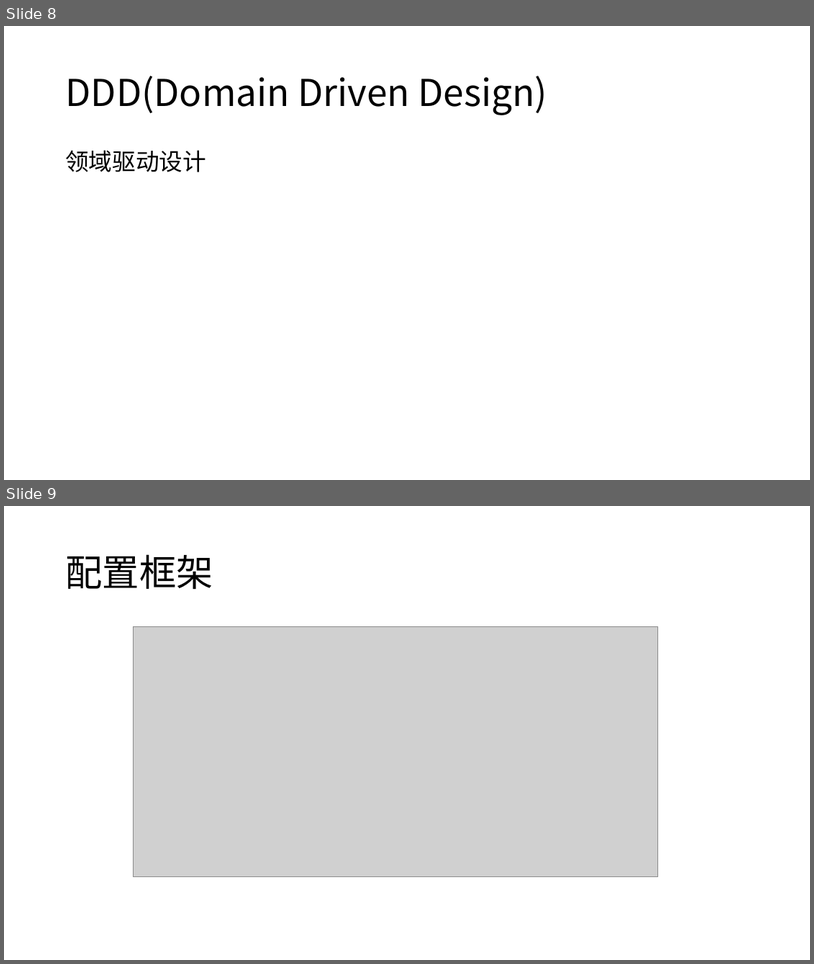
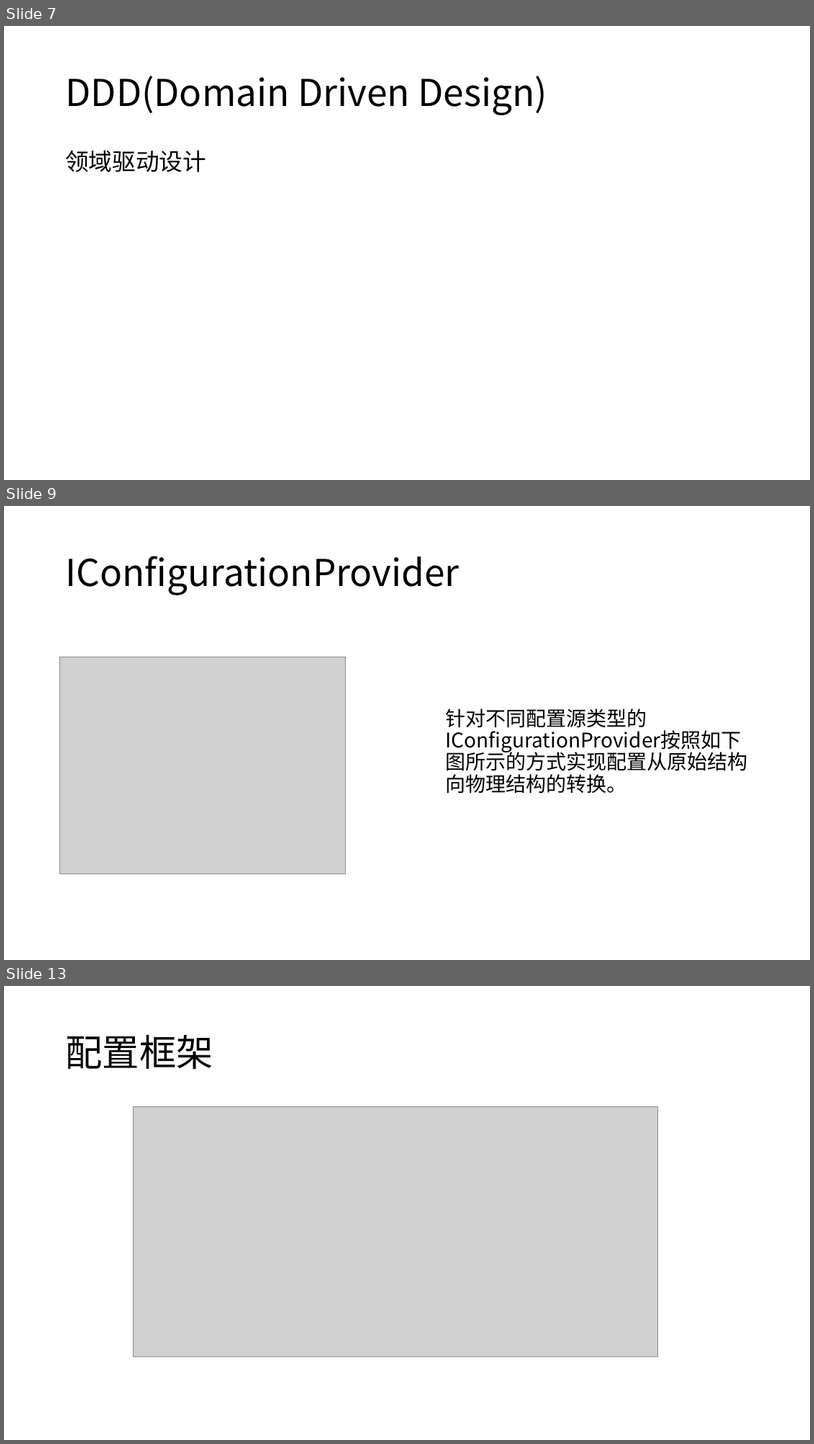
Before and after one commit to DarkRogerZz/TestCore, a slide deck: Word/.NET Core核心基础知识内容.pptx. Shown one above the other, each under a label of ours: slides 8 and 9 before the commit, slides 7, 9 and 13 after it; the slides between them are not shown. The pictures are 814x964 and 814x1444 pixels, drawn with LibreOffice and Linux fonts; fonts in the diff are those of the drawing; grey boxes stand for pictures. Boxes give left, top, right and bottom in pixels: in the first picture for what was removed or moved away, otherwise in the second. Text is boxed around its words. In the diff, an @@ line names an element or a change of style, - is before the commit and + after.

```diff
--- a/Word/.NET Core核心基础知识内容.pptx
+++ b/Word/.NET Core核心基础知识内容.pptx
@@ slide 9 added at [4, 506, 810, 960], background #FFFFFF @@
@@ title added at [65, 556, 459, 595], 44 pt, text #000000 @@
+IConfigurationProvider
@@ picture added at [59, 656, 346, 873] @@
@@ text added at [446, 708, 648, 793], 24 pt, text #000000 @@
+针对不同配置源类型的IConfigurationProvider按照如下图所示的方式实现配置从原始结构向物理结构的转换。
@@ what was slide 8 is now slide 7 @@
@@ what was slide 9 is now slide 13 @@
```
Also in this commit, not shown: 3 slides changed, 16 other slides added, 8 other files.
